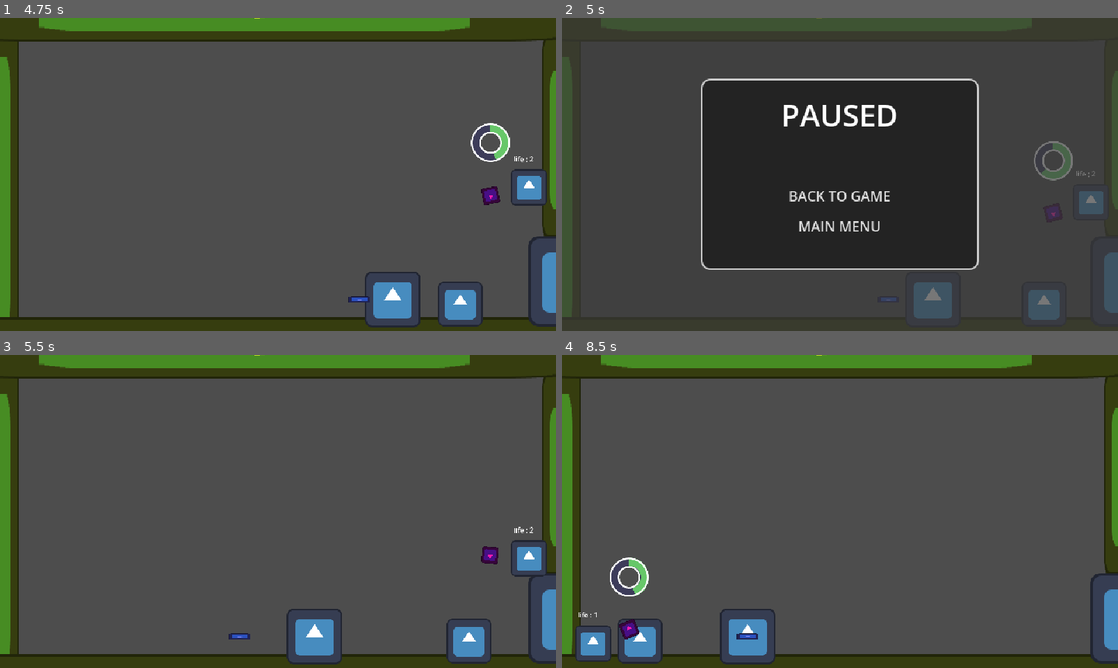
Above: before the commit, frames 1-4 (two rows, left to right).
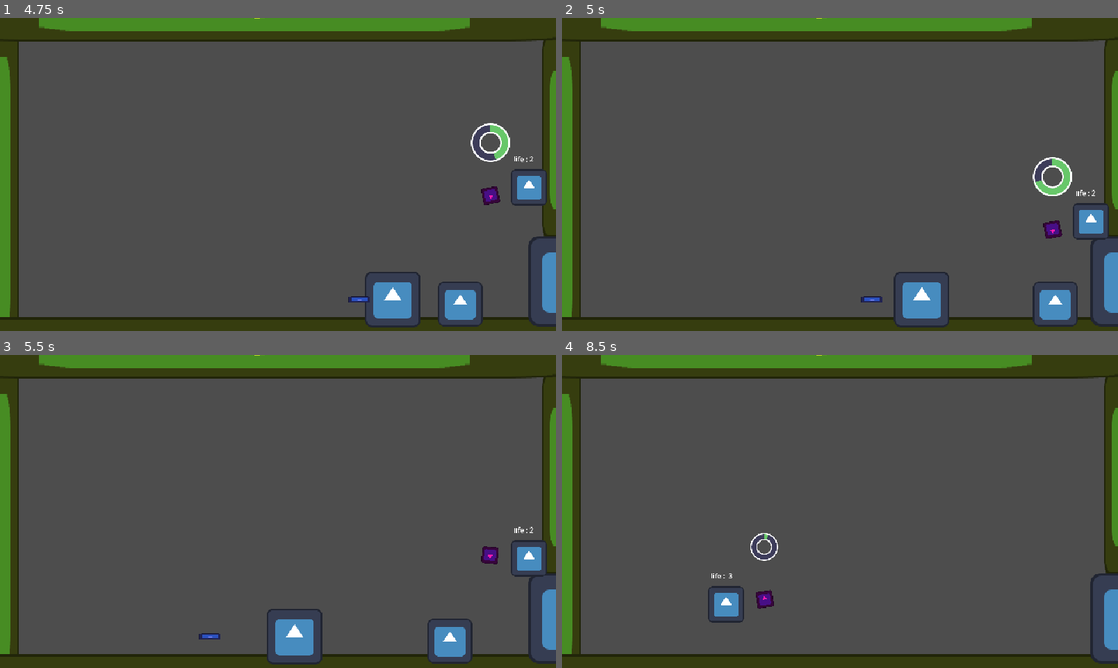
Above: after the commit, the same moments.

Repository: Juawo/hammer-game
Game: Godot game, scene res://scenes/Ui/main_menu.tscn
The game is run twice, just before and just after one commit, with the same random seed, the same clock (stepped at 60 frames per second) and the same inputs. The engine's default icon, where the game draws it, is replaced by a stand-in: a white triangle on a blue panel in a dark square.
Inputs (mouse positions are in pixels of both pictures, inside the frame that each line leads up to):
- Up to frame 1 (4.75 s): click "PLAY" at 0.5 s; tap Enter at 1.25 s; move the mouse to (400, 158) at 1.27 s; press the mouse at (400, 158) at 1.28 s; hold D (right) 1.28-2.78 s; tap W (jump) at 1.52, 2.27, 3.77, 4.52 s; move the mouse to (166, 190) at 2.02 s; release the mouse at (166, 190) at 2.03 s; click (166, 190) at 2.1 s; move the mouse to (333, 105) at 2.77 s; press the mouse at (333, 105) at 2.78 s; hold A (left) 2.78-3.53 s; move the mouse to (250, 237) at 3.52 s; release the mouse at (250, 237) at 3.53 s; hold D (right) from 3.53 s (still down); click (250, 237) at 3.6 s; move the mouse to (444, 221) at 4.27 s; press the mouse at (444, 221) at 4.28 s
- Up to frame 2 (5 s): keep holding D (right); tap Escape (pause_game) at 4.9 s
- Up to frame 3 (5.5 s): release D (right) at 5 s; release the mouse at (444, 558) at 5 s; click (278, 533) at 5 s, where only the run before the commit has a clickable "BACK TO GAME"
- Up to frame 4 (8.5 s): move the mouse to (673, 464) at 5.77 s; hold A (left) 5.78-6.53 s; click (673, 464) at 5.85 s; tap W (jump) at 6.02, 7.52, 8.27 s; move the mouse to (867, 511) at 6.52 s; press the mouse at (867, 511) at 6.53 s; hold D (right) 6.53-7.28 s; move the mouse to (756, 433) at 7.27 s; release the mouse at (756, 433) at 7.28 s; hold A (left) from 7.28 s (still down); click (756, 433) at 7.35 s; move the mouse to (962, 495) at 8.02 s; press the mouse at (962, 495) at 8.03 s

Frame 1 is identical in both runs. In frame 2, 50% of the frame differs, in the area x 0-100%, y 0-100%; in frame 3, 2.4%; in frame 4, 3.8%.

Commit message:
Add event signals and enhance game manager functionality for level management

Diff:
--- /dev/null
+++ b/scripts/Autoloads/events.gd
@@ -0,0 +1,4 @@
+extends Node
+
+signal player_health_changed(healt: int)
+signal level_started
--- a/scripts/Autoloads/game_manager.gd
+++ b/scripts/Autoloads/game_manager.gd
@@ -3,10 +3,12 @@
 var win_game_scene := load("res://scripts/Levels/level_base.gd")
 var total_deaths := 0
 var total_time := 0.0
-var is_run_active := true
+var is_run_active := false
+var is_in_game := false
 
 func _ready() -> void:
 	process_mode = Node.PROCESS_MODE_ALWAYS
+	Events.level_started.connect(_on_level_started)
 
 func _process(delta: float) -> void:
 	if is_run_active :
@@ -16,18 +18,25 @@
 	total_deaths = 0
 	total_time = 0.0
 
+func _on_level_started() -> void:
+	print("starded")
+	toggle_timer_count()
+	is_in_game = true
+
 func register_death() -> void :
+	# TODO : add scene transition with juice
 	total_deaths += 1
-	# TODO : add scene transition with juice
+	toggle_timer_count()
 	get_tree().reload_current_scene()
 
 func win_game() -> void :
-	is_run_active = false
-	# add transition between scenes
+	# TODO :  add transition between scenes
+	toggle_timer_count()
+	is_in_game = false
 	get_tree().change_scene_to_packed(win_game_scene)
 
 func _unhandled_input(event: InputEvent) -> void:
-	if event.is_action_pressed("pause_game") and is_run_active:
+	if event.is_action_pressed("pause_game") and is_in_game:
 		toggle_pause()
 
 func toggle_pause() -> void:
@@ -36,10 +45,15 @@
 
 	if new_pause_state:
 		print("Jogo Pausado - Abrir UI de Pause")
+		toggle_timer_count()
 		PauseMenu.show_pause_menu()
 	else:
 		print("Jogo Retomado")
+		toggle_timer_count()
 		PauseMenu.hide_pause_menu()
+
+func toggle_timer_count() -> void:
+	is_run_active = !is_run_active
 
 func get_formated_time() -> String:
 	var minutes := int(total_time) / 60
Not shown, added: scripts/Autoloads/events.gd.uid
